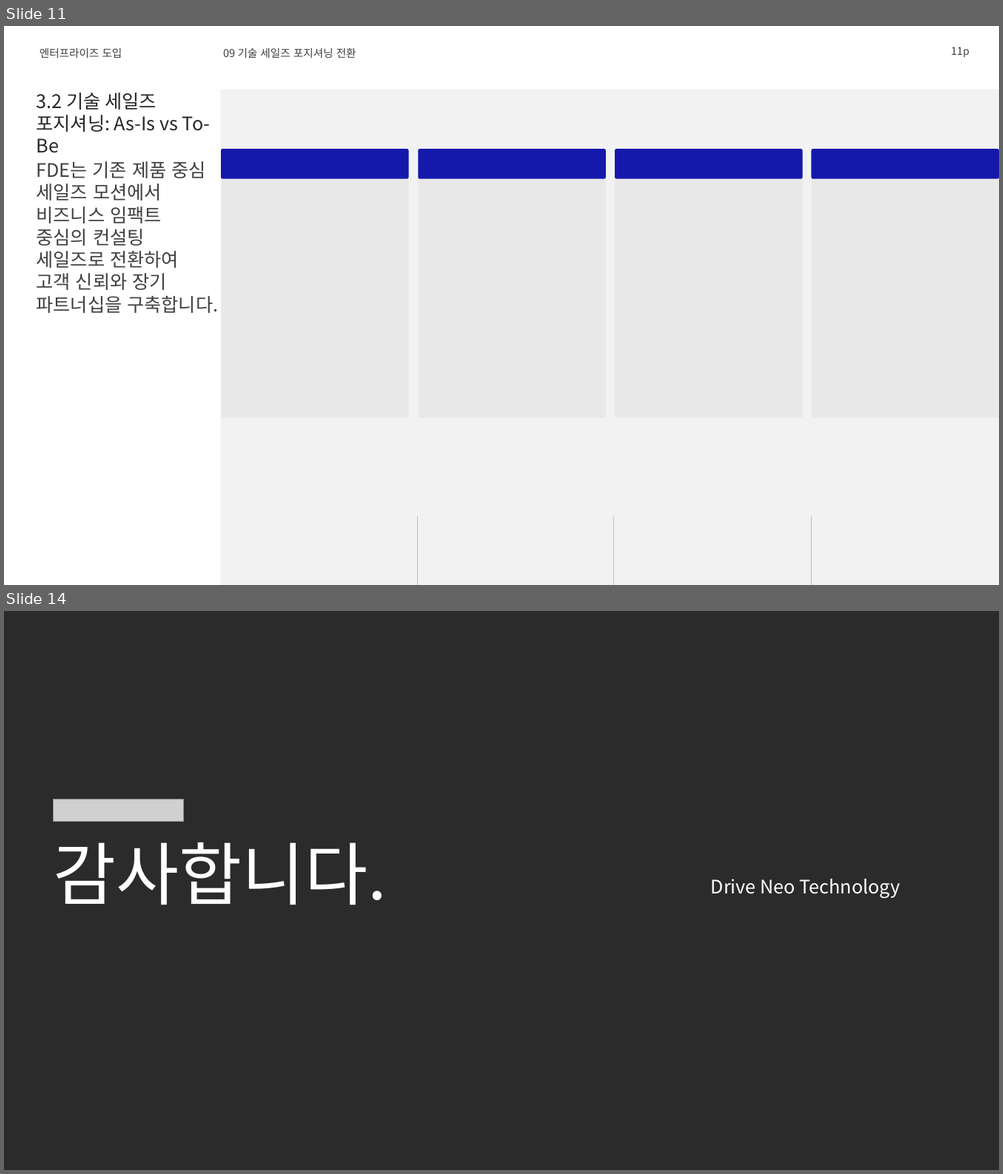
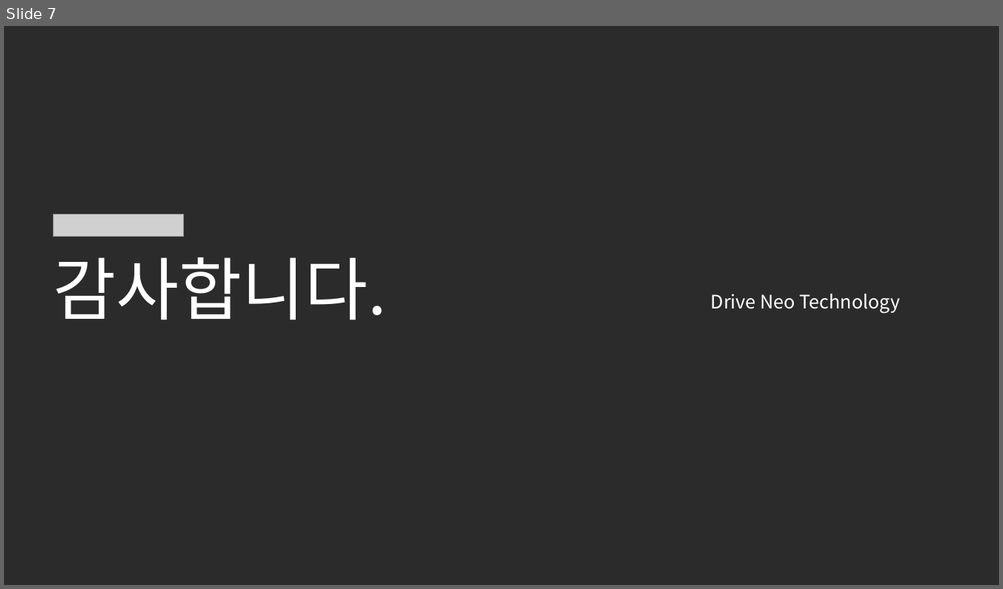
Before and after one commit to lhs6395-hslee/2026-gsn-pptx, a slide deck: result/AWS_AI_FDE.pptx. Shown one above the other, each under a label of ours: slides 11 and 14 before the commit, slide 7 after it; the slides between them are not shown. The pictures are 1003x1174 and 1003x589 pixels, drawn with LibreOffice and Linux fonts; fonts in the diff are those of the drawing; grey boxes stand for pictures; background and template pictures are left out; a plain dark background stands for a picture behind light text. Boxes give left, top, right and bottom in pixels: in the first picture for what was removed or moved away, otherwise in the second. Text is boxed around its words. In the diff, an @@ line names an element or a change of style, - is before the commit and + after.

```diff
--- a/result/AWS_AI_FDE.pptx
+++ b/result/AWS_AI_FDE.pptx
@@ slide 11 removed at (x1=4, y1=26, x2=999, y2=585), background #FFFFFF @@
@@ page number removed at (x1=950, y1=47, x2=969, y2=57) @@
-11p
@@ title removed at (x1=40, y1=48, x2=122, y2=58) @@
-엔터프라이즈 도입
@@ text removed at (x1=223, y1=48, x2=356, y2=58) @@
-09 기술 세일즈 포지셔닝 전환
@@ rectangle removed at (x1=220, y1=90, x2=999, y2=585) @@
@@ text removed at (x1=36, y1=93, x2=210, y2=153) @@
-3.2 기술 세일즈 포지셔닝: As-Is vs To-Be
@@ rectangle removed at (x1=221, y1=149, x2=408, y2=418) @@
@@ rounded rectangle removed at (x1=221, y1=149, x2=408, y2=179) @@
@@ rectangle removed at (x1=418, y1=149, x2=606, y2=418) @@
@@ rounded rectangle removed at (x1=418, y1=149, x2=606, y2=179) @@
@@ rectangle removed at (x1=615, y1=149, x2=802, y2=418) @@
@@ rounded rectangle removed at (x1=615, y1=149, x2=802, y2=179) @@
@@ rectangle removed at (x1=811, y1=149, x2=999, y2=418) @@
@@ rounded rectangle removed at (x1=811, y1=149, x2=999, y2=179) @@
@@ text removed at (x1=36, y1=161, x2=218, y2=313) @@
-FDE는 기존 제품 중심 세일즈 모션에서 비즈니스 임팩트 중심의 컨설팅 세일즈로 전환하여 고객 신뢰와 장기 파트너십을 구축합니다.
@@ line removed from (418, 517) to (418, 585) @@
@@ line removed from (614, 517) to (614, 585) @@
@@ line removed from (811, 517) to (811, 585) @@
@@ what was slide 14 is now slide 7 @@
```
Also in this commit, not shown: 4 slides changed, 2 slides added, 8 other slides removed, 3 other files.
